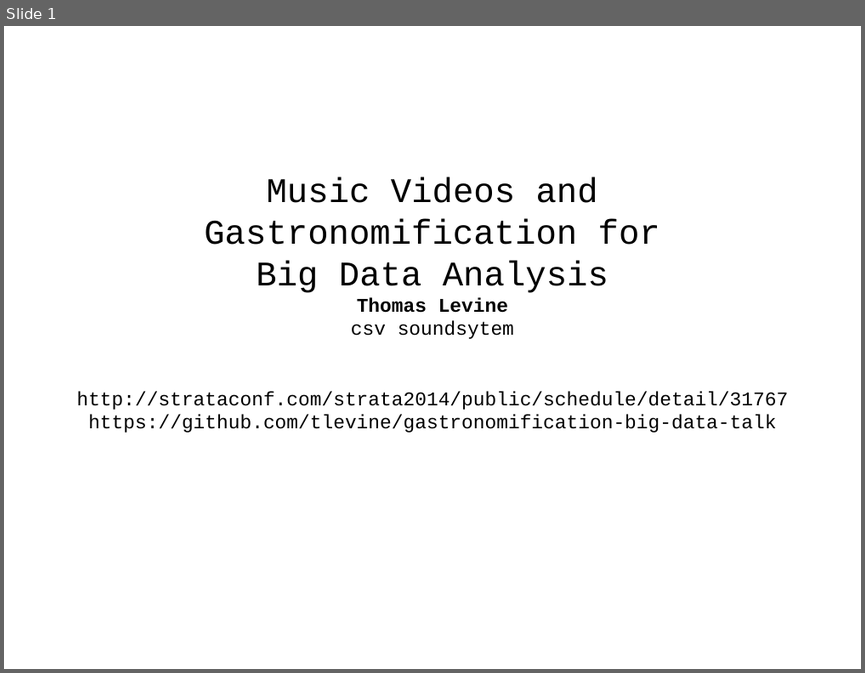
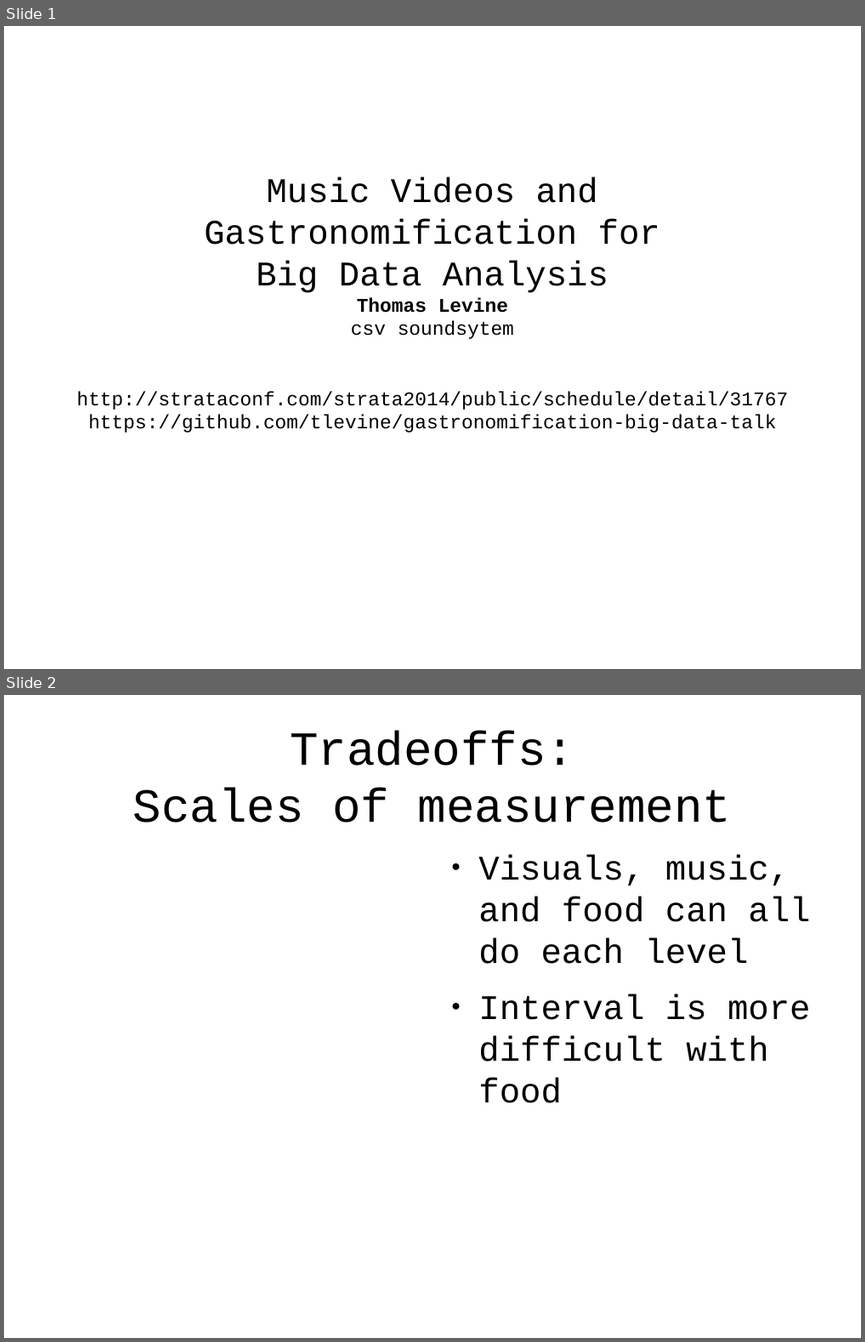
Before and after one commit to tlevine/gastronomification-big-data-talk, a slide deck: big-senses.odp. Shown one above the other, each under a label of ours: slide 1 before the commit, slides 1 and 2 after it. The pictures are 865x673 and 865x1342 pixels, drawn with LibreOffice and Linux fonts; fonts in the diff are those of the drawing; background and template pictures are left out. Boxes give left, top, right and bottom in pixels: in the first picture for what was removed or moved away, otherwise in the second. Text is boxed around its words. In the diff, an @@ line names an element or a change of style, - is before the commit and + after.

```diff
--- a/big-senses.odp
+++ b/big-senses.odp
@@ slide 2 added at bbox=[4, 695, 861, 1338], background #FFFFFF @@
@@ title added at bbox=[133, 731, 732, 823], 44 pt, text #000000 @@
+Tradeoffs:
+Scales of measurement
@@ text added at bbox=[478, 855, 811, 1103], 32 pt, text #000000 @@
+● Visuals, music, and food can all do each level
+● Interval is more difficult with food
```
Also in this commit, not shown: 1 other slide added, 1 slide removed.
